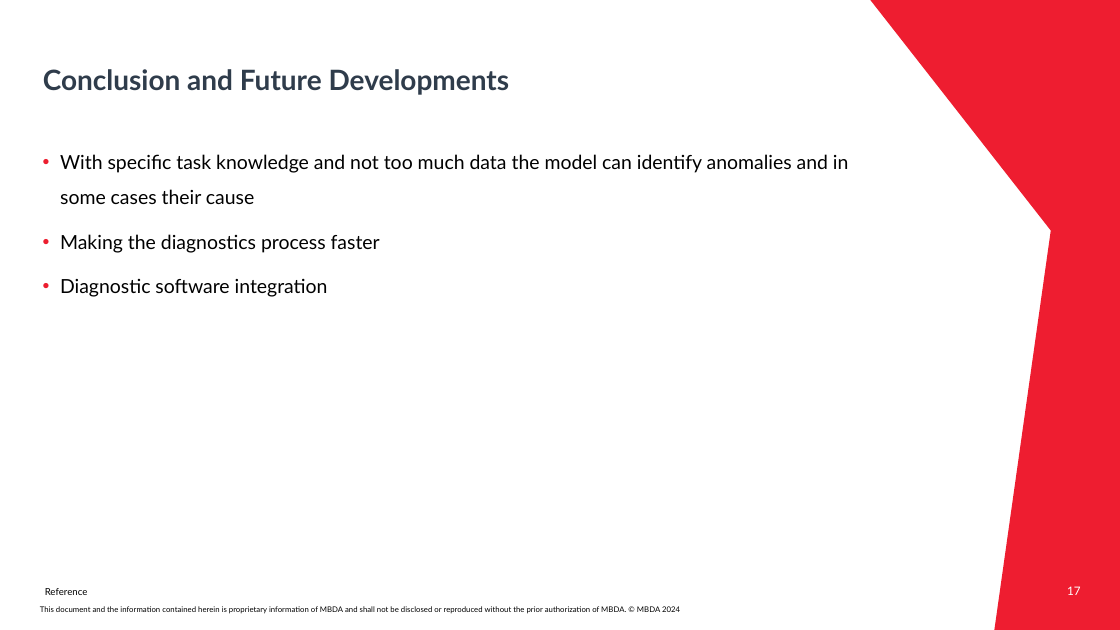
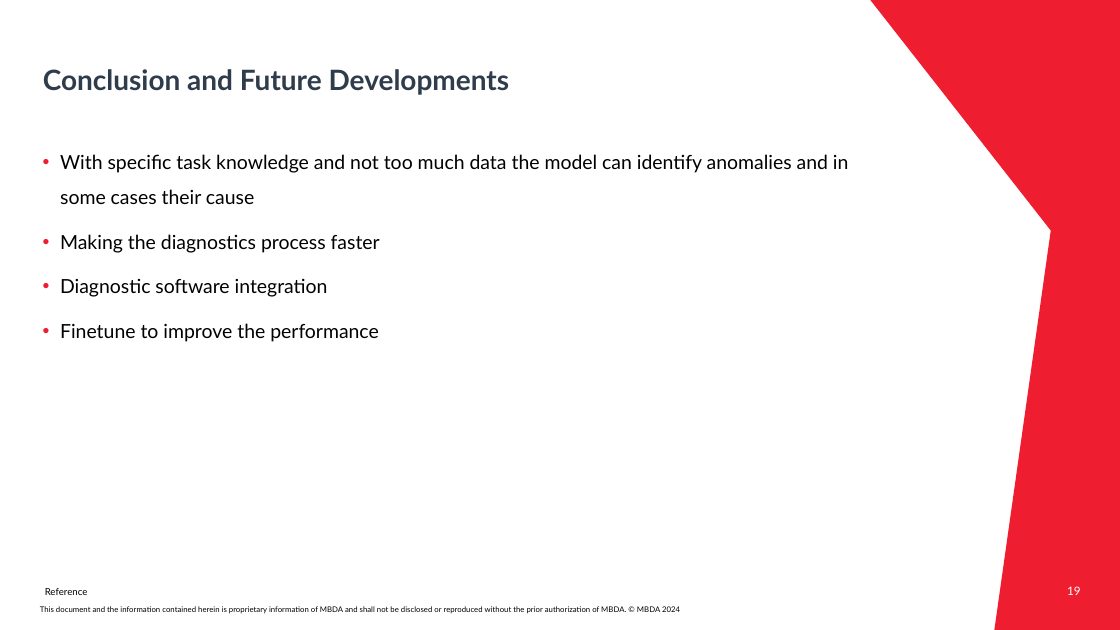
Before and after one commit to Mqtth3w/master-thesis-mbda-unipr, a slide deck: slide 19 of Presentation_Gianvenuti.pptx (slide 17 before the commit). Drawn at 1120x630 pixels with LibreOffice and Linux fonts; fonts in the diff are those of the drawing; background and template pictures are left out. Boxes give left, top, right and bottom in pixels: in the first picture for what was removed or moved away, otherwise in the second. Text is boxed around its words. In the diff, an @@ line names an element or a change of style, - is before the commit and + after.

```diff
--- a/Presentation_Gianvenuti.pptx
+++ b/Presentation_Gianvenuti.pptx
@@ text at <box>60,323,379,342</box>: paragraph added @@
+• Finetune to improve the performance
@@ page number at <box>1067,586,1081,595</box>: text changed @@
-17
+19
```
Also in this commit, not shown: 3 other slides changed, 2 slides added, 2 other files.
